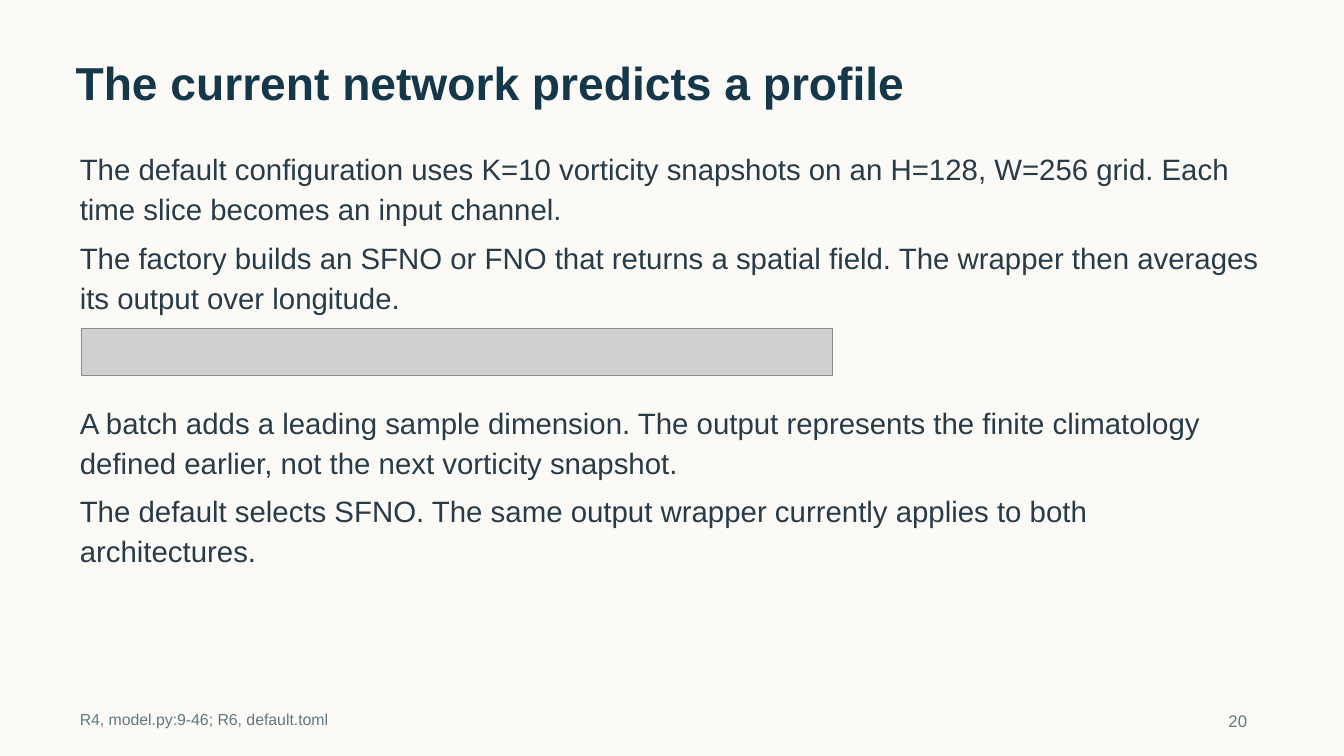
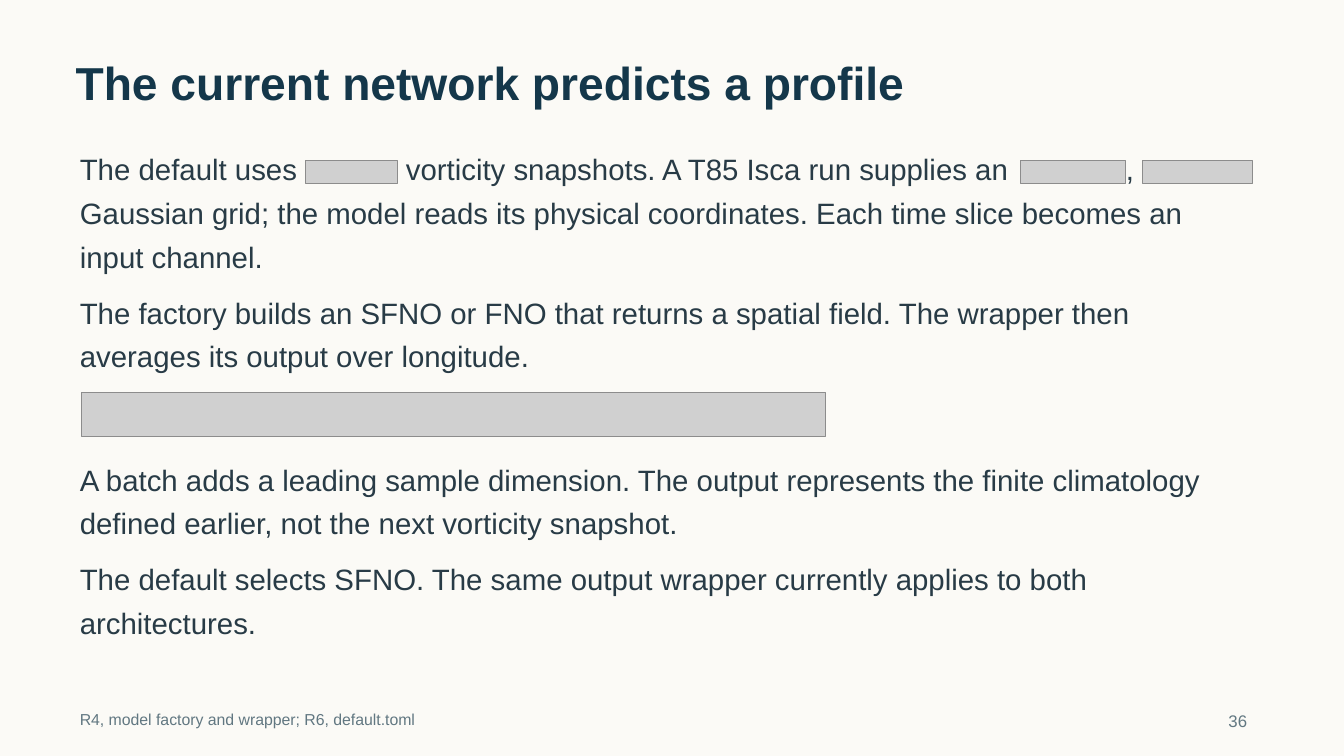
Before and after one commit to tglanz/climatology, a slide deck: slide 36 of presentations/bve-harmonics-sfno/bve-harmonics-sfno.pptx (slide 20 before the commit). Drawn at 1344x756 pixels with LibreOffice and Linux fonts; fonts in the diff are those of the drawing; grey boxes stand for pictures. Boxes give left, top, right and bottom in pixels: in the first picture for what was removed or moved away, otherwise in the second. Text is boxed around its words. In the diff, an @@ line names an element or a change of style, - is before the commit and + after.

Commit message:
Improve BVE lecture with formal SHT and Gaussian quadrature chapter

```diff
--- a/presentations/bve-harmonics-sfno/bve-harmonics-sfno.pptx
+++ b/presentations/bve-harmonics-sfno/bve-harmonics-sfno.pptx
@@ text added at (1126, 147, 1146, 192), 21 pt, text #283B46 @@
+,
@@ text added at (80, 158, 297, 181), 21 pt, text #283B46 @@
+The default uses
@@ picture added at (306, 160, 398, 182) @@
@@ text added at (406, 158, 1008, 186), 21 pt, text #283B46 @@
+vorticity snapshots. A T85 Isca run supplies an
@@ picture added at (1020, 160, 1126, 182) @@
@@ picture added at (1142, 160, 1252, 182) @@
@@ text at (80, 202, 1182, 230): text changed @@
-The default configuration uses K=10 vorticity snapshots on an H=128, W=256 grid. Each time slice becomes an input channel.
+Gaussian grid; the model reads its physical coordinates. Each time slice becomes an
@@ text added at (80, 246, 263, 273), 21 pt, text #283B46 @@
+input channel.
@@ text at (80, 302, 1129, 330): text changed @@
-The factory builds an SFNO or FNO that returns a spatial field. The wrapper then averages its output over longitude.
+The factory builds an SFNO or FNO that returns a spatial field. The wrapper then
@@ picture removed at (82, 328, 833, 375) @@
@@ text added at (80, 345, 529, 373), 21 pt, text #283B46 @@
+averages its output over longitude.
@@ picture added at (82, 392, 826, 437) @@
@@ text at (80, 469, 1200, 497): text changed @@
-A batch adds a leading sample dimension. The output represents the finite climatology defined earlier, not the next vorticity snapshot.
+A batch adds a leading sample dimension. The output represents the finite climatology
@@ text added at (80, 512, 677, 540), 21 pt, text #283B46 @@
+defined earlier, not the next vorticity snapshot.
@@ text at (80, 568, 1087, 596): text changed @@
-The default selects SFNO. The same output wrapper currently applies to both architectures.
+The default selects SFNO. The same output wrapper currently applies to both
@@ text added at (80, 612, 256, 635), 21 pt, text #283B46 @@
+architectures.
@@ text at (80, 713, 415, 729): text changed @@
-R4, model.py:9-46; R6, default.toml
+R4, model factory and wrapper; R6, default.toml
@@ text at (1228, 715, 1247, 727): text changed @@
-20
+36
```
Also in this commit, not shown: 28 other slides changed, 19 slides added, 1 slide removed, 4 other files.
